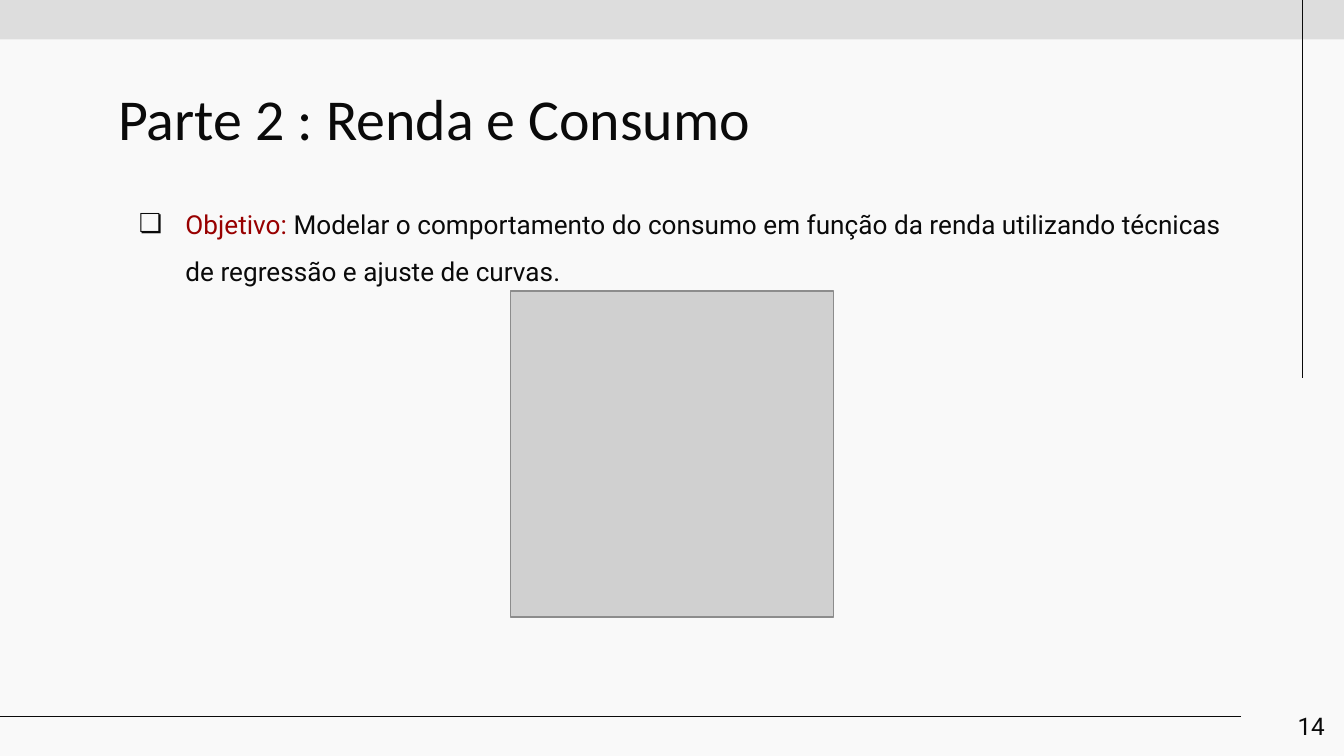
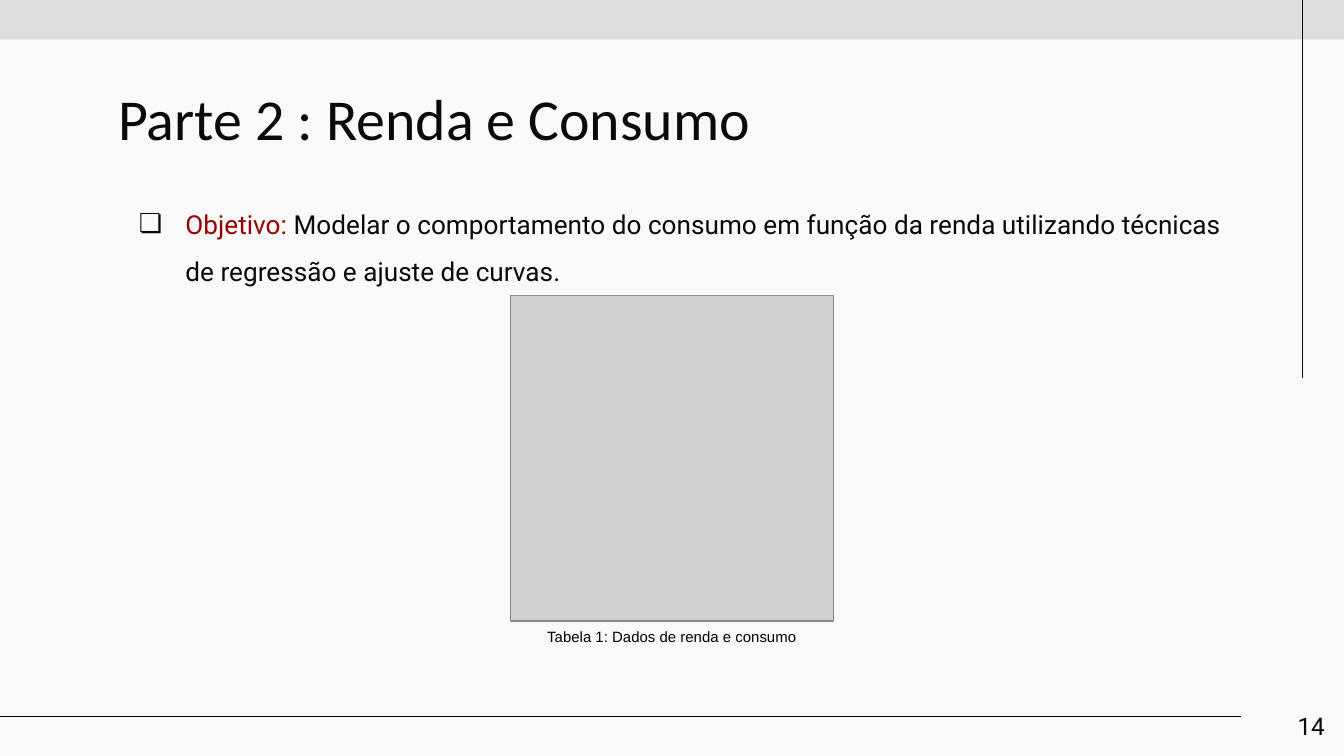
Before and after one commit to Mestrado-PPGMC-UESC/Estimation-Theory, a slide deck: slide 14 of Project1/Projeto 1 - Teoria da Estimação.pptx. Drawn at 1344x756 pixels with LibreOffice and Linux fonts; fonts in the diff are those of the drawing; grey boxes stand for pictures. Boxes give left, top, right and bottom in pixels: in the first picture for what was removed or moved away, otherwise in the second. Text is boxed around its words. In the diff, an @@ line names an element or a change of style, - is before the commit and + after.

```diff
--- a/Project1/Projeto 1 - Teoria da Estimação.pptx
+++ b/Project1/Projeto 1 - Teoria da Estimação.pptx
@@ picture: place and size @@
-picture at [511,292,833,618]
+picture at [511,296,833,622]
@@ text added at [547,631,796,642], 8 pt, text #000000 @@
+Tabela 1: Dados de renda e consumo
```
Also in this commit, not shown: 5 other slides changed, 5 other files.
